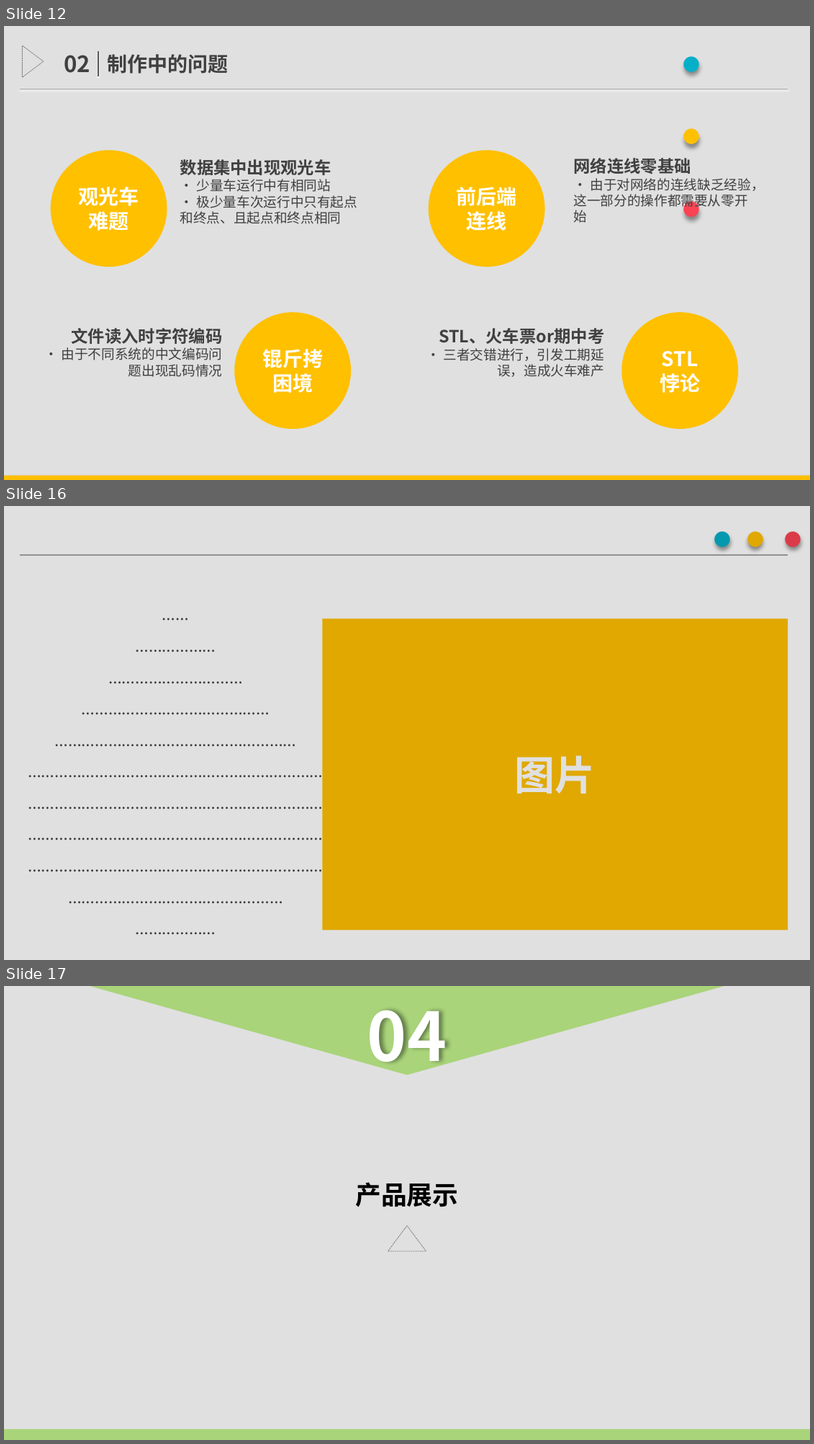
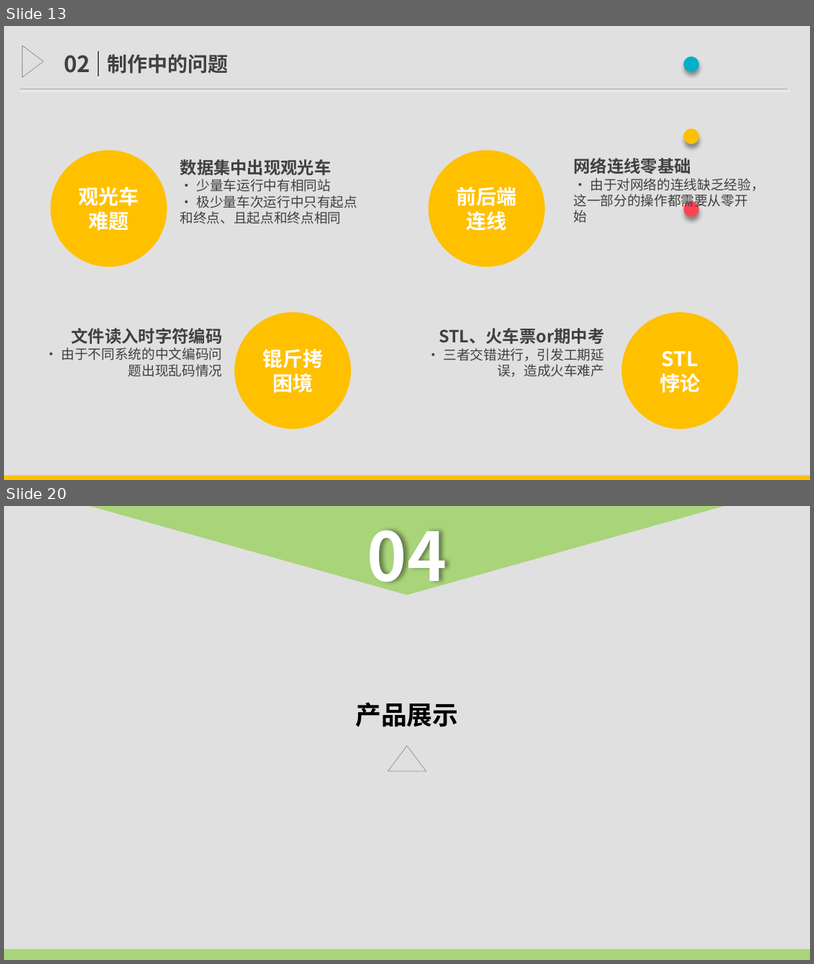
Before and after one commit to TimerChen/TrainTickets, a slide deck: Presentation/presentation.pptx. Shown one above the other, each under a label of ours: slides 12, 16 and 17 before the commit, slides 13 and 20 after it; the slides between them are not shown. The pictures are 814x1444 and 814x964 pixels, drawn with LibreOffice and Linux fonts; fonts in the diff are those of the drawing. Boxes give left, top, right and bottom in pixels: in the first picture for what was removed or moved away, otherwise in the second. Text is boxed around its words. In the diff, an @@ line names an element or a change of style, - is before the commit and + after.

```diff
--- a/Presentation/presentation.pptx
+++ b/Presentation/presentation.pptx
@@ slide 16 removed at (4, 506, 810, 960), background #FFFFFF @@
@@ rectangle removed at (4, 506, 810, 960) @@
@@ text removed at (684, 506, 730, 579) @@
-·
@@ text removed at (718, 506, 761, 579) @@
-·
@@ text removed at (756, 506, 792, 579) @@
-·
@@ line removed from (20, 555) to (788, 555) @@
@@ text removed at (13, 592, 339, 949) @@
-……
-………………
-…………………………
-……………………………………
-………………………………………………
-…………………………………………………………
-………………………………………………………………………………………………………………………………………………………………………………
-…………………………………………
-………………
@@ rectangle removed at (322, 619, 788, 930) @@
-图片
@@ what was slide 12 is now slide 13 @@
@@ what was slide 17 is now slide 20 @@
```
Also in this commit, not shown: 3 slides changed, 6 slides added, 3 other slides removed, 1 other file.
